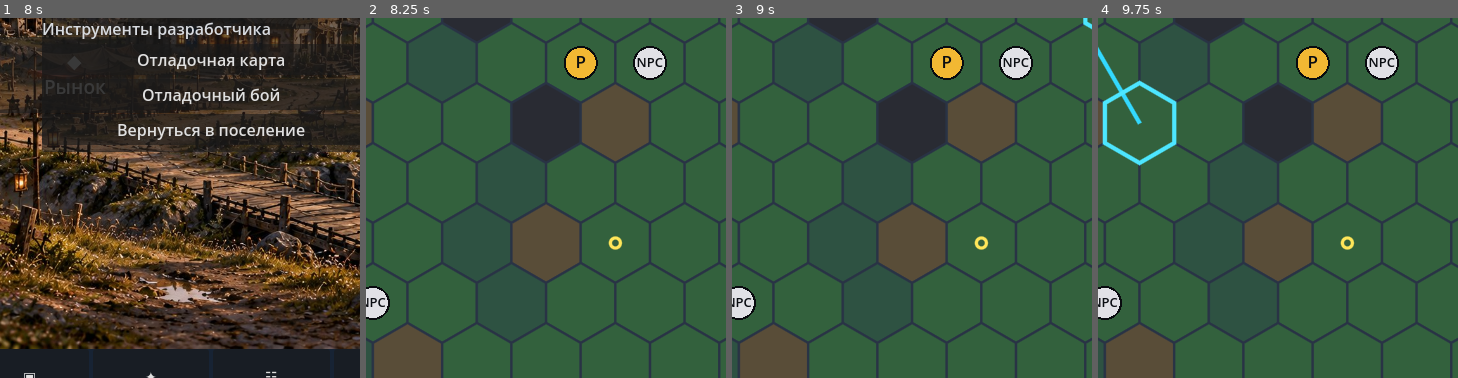
Above: before the commit, frames 1-4 (left to right).
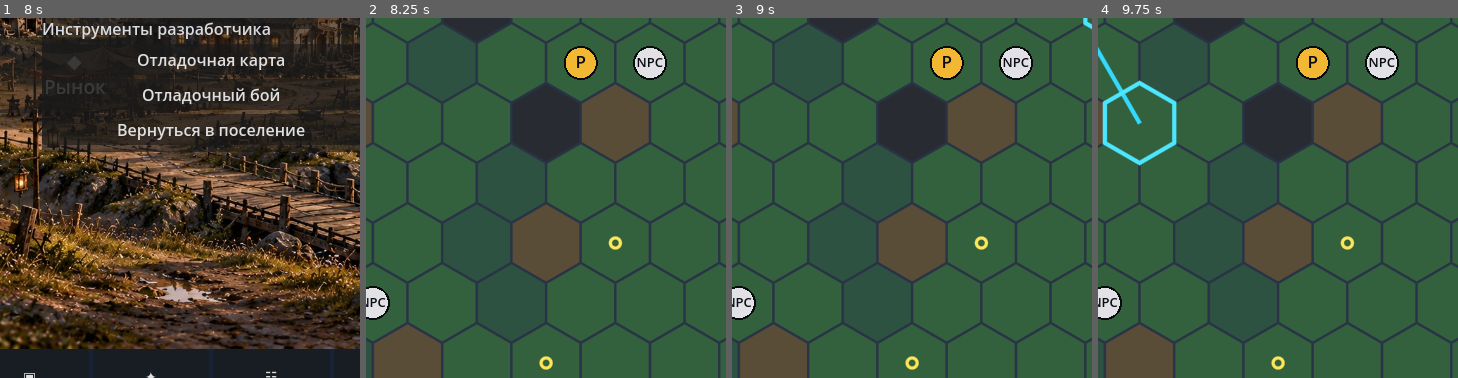
Above: after the commit, the same moments.

Repository: Archoniou1987/Battle-of-Artheon
Game: Godot game, scene res://scenes/main/main.tscn
Same seed, same stepped clock (60 frames per second), same inputs: the game is played once before the commit and once after it.
Inputs (mouse positions are % of the whole screen's width and height, from its top left):
- Up to frame 1 (8 s): click "⚒ Кузнец" at 0.5 s; click "◆ Рынок" at 1.25 s; click "⌂ Главное здание" at 2 s; click "⚔ Тренировочное поле" at 2.75 s; click "♟ Персонаж" at 3.5 s; click "▣ Инвентарь" at 4.25 s; click "✦ Умения" at 5 s; click "☷ Задания" at 5.75 s; click "◇ Карта" at 6.5 s; click "☰ Меню" at 7.25 s
- Up to frame 2 (8.25 s): click "Отладочная карта" at 8 s
- Up to frame 3 (9 s): tap Enter at 8.75 s; move the mouse to (72, 45) at 8.77 s; click (72, 45) at 8.92 s
- Up to frame 4 (9.75 s): tap Space at 9.5 s; drag from (30, 55) to (45, 70) at 9.52 s
The pictures show only the part of the screen within x 21-71%, y 43-93%; the shares and areas given below are measured in that part.

Frame 1 is identical in both runs. In frame 2, 0.1% of the frame differs, in the area x 48-52%, y 93-98%; in frame 3, 0.1%; in frame 4, 0.1%.

Commit message:
Keep standard map patrols out of thematic regions

Diff:
--- a/core/map/location_generator.gd
+++ b/core/map/location_generator.gd
@@ -204,14 +204,14 @@
 	while patrols.size()<BASE_PATROLS and not patrol_starts.is_empty() and patrol_attempts<200:
 		patrol_attempts+=1
 		var patrol_start:Vector2i=patrol_starts.pop_back()
-		if HexGrid.distance(entrance,patrol_start)<=SAFE_ENTRANCE_RADIUS or not map.entities_at(patrol_start).is_empty():
+		if thematic_reserved.has(patrol_start) or HexGrid.distance(entrance,patrol_start)<=SAFE_ENTRANCE_RADIUS or not map.entities_at(patrol_start).is_empty():
 			continue
 		var goals:=content_cells.duplicate()
 		_shuffle_cells(goals,rng)
 		var chosen_path:Array=[]
 		var chosen_goal:=patrol_start
 		for patrol_goal in goals:
-			if patrol_goal==patrol_start or HexGrid.distance(entrance,patrol_goal)<=SAFE_ENTRANCE_RADIUS:
+			if patrol_goal==patrol_start or thematic_reserved.has(patrol_goal) or HexGrid.distance(entrance,patrol_goal)<=SAFE_ENTRANCE_RADIUS:
 				continue
 			var patrol_result:Dictionary=HexPathfinder.new().find_path(map,patrol_start,patrol_goal)
 			var candidate_path:Array=patrol_result.get("path",[])
@@ -219,7 +219,7 @@
 				continue
 			var safe_path:=true
 			for step in candidate_path:
-				if HexGrid.distance(entrance,step)<=SAFE_ENTRANCE_RADIUS:
+				if thematic_reserved.has(step) or HexGrid.distance(entrance,step)<=SAFE_ENTRANCE_RADIUS:
 					safe_path=false
 					break
 			if not safe_path:
